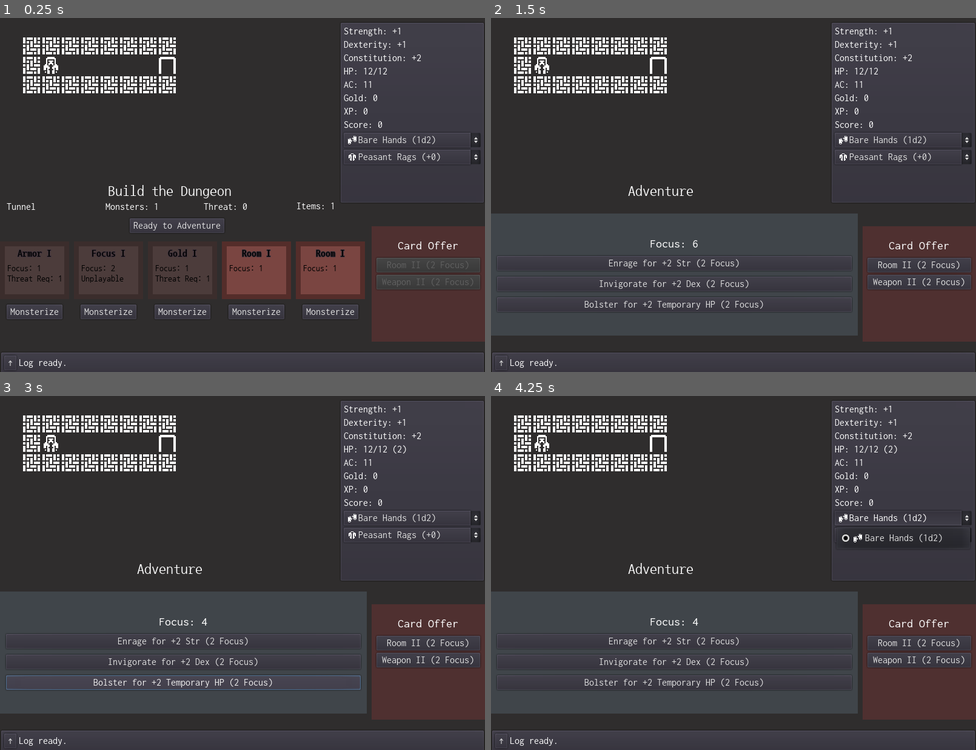
Above: before the commit, frames 1-4 (two rows, left to right).
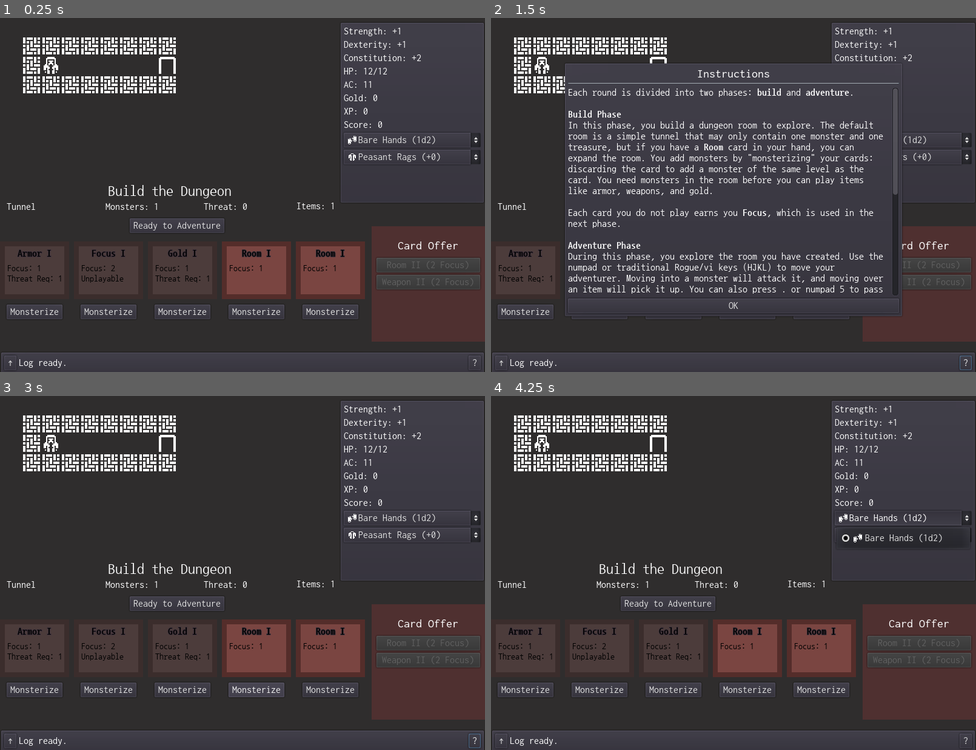
Above: after the commit, the same moments.

Repository: doctor-g/7DRL-2021
Game: Godot game, scene res://src/Game.tscn
Same seed, same stepped clock (60 frames per second), same inputs: the game is played once before the commit and once after it.
Inputs (mouse positions are in pixels of both pictures, inside the frame that each line leads up to):
- Up to frame 1 (0.25 s): no input
- Up to frame 2 (1.5 s): click (966, 361) at 0.5 s, where only the run after the commit has a clickable "?"; click "Ready to Adventure" at 1.25 s
- Up to frame 3 (3 s): click (174, 604) at 2 s, where only the run after the commit has a clickable "Ready to Adventure"; click (242, 682) at 2.75 s, where only the run after the commit has a clickable "OK"
- Up to frame 4 (4.25 s): click "Bare Hands (1d2)" at 3.5 s

The runs differ from the first frame. In frame 1, less than 0.1% of the frame differs, in the area x 97-99%, y 96-99%; in frame 2, 26%, in the area x 0-100%, y 12-100%; in frame 3, 19%; in frame 4, 19%.

Commit message:
Add instructions box
It can be triggered by pressing '?' or by tapping the question mark
button on the right of the log view.

Diff:
--- a/project/src/Game.gd
+++ b/project/src/Game.gd
@@ -194,3 +194,17 @@
 # so activate all the critters.
 func _on_AdventurePanel_focus_spent():
 	$Dungeon.run_monster_turn()
+
+
+func _input(event):
+	if event is InputEventKey:
+		if _is_question_mark(event):
+			$InstructionsPopup.show_modal(true)
+
+
+func _is_question_mark(event:InputEventKey)->bool:
+	return event.shift and event.scancode==KEY_SLASH
+
+
+func _on_LogView_help_button_pressed():
+	$InstructionsPopup.show_modal(true)
--- a/project/src/Game.tscn
+++ b/project/src/Game.tscn
@@ -11,6 +11,7 @@
 [ext_resource path="res://src/UI/LogView.tscn" type="PackedScene" id=9]
 [ext_resource path="res://src/Dungeon/Dungeon.tscn" type="PackedScene" id=10]
 [ext_resource path="res://assets/game.theme" type="Theme" id=11]
+[ext_resource path="res://src/UI/InstructionsPopup.tscn" type="PackedScene" id=12]
 
 [node name="Game" type="Control"]
 anchor_right = 1.0
@@ -62,7 +63,6 @@
 margin_bottom = -50.0
 
 [node name="GameOverPopup" parent="." instance=ExtResource( 8 )]
-visible = false
 anchor_left = 0.5
 anchor_top = 0.5
 anchor_right = 0.5
@@ -93,7 +93,15 @@
 
 [node name="LogView" parent="." instance=ExtResource( 9 )]
 mouse_filter = 2
+
+[node name="InstructionsPopup" parent="." instance=ExtResource( 12 )]
+visible = false
+anchor_left = 0.15
+anchor_top = 0.15
+anchor_right = 0.85
+anchor_bottom = 0.85
 [connection signal="exited" from="Dungeon" to="." method="_on_Dungeon_exited"]
 [connection signal="replaced" from="Dungeon" to="." method="_on_Dungeon_replaced"]
 [connection signal="focus_spent" from="AdventurePanel" to="." method="_on_AdventurePanel_focus_spent"]
 [connection signal="pressed" from="CardsDoneButton" to="." method="_on_CardsDoneButton_pressed"]
+[connection signal="help_button_pressed" from="LogView" to="." method="_on_LogView_help_button_pressed"]
--- a/project/src/UI/GameOverPopup.tscn
+++ b/project/src/UI/GameOverPopup.tscn
@@ -3,7 +3,6 @@
 [ext_resource path="res://src/UI/GameOverPopup.gd" type="Script" id=1]
 
 [node name="GameOverPopup" type="Popup"]
-visible = true
 anchor_right = 0.25
 anchor_bottom = 0.167
 margin_right = 1.52588e-05
--- /dev/null
+++ b/project/src/UI/InstructionsPopup.gd
@@ -0,0 +1,4 @@
+extends Popup
+
+func _on_DismissButton_pressed():
+	visible=false
--- /dev/null
+++ b/project/src/UI/InstructionsPopup.tscn
@@ -0,0 +1,111 @@
+[gd_scene load_steps=7 format=2]
+
+[ext_resource path="res://assets/styles/subheading_font.tres" type="DynamicFont" id=1]
+[ext_resource path="res://src/UI/InstructionsPopup.gd" type="Script" id=2]
+[ext_resource path="res://assets/fonts/NanumGothicCoding/NanumGothicCoding-Regular.ttf" type="DynamicFontData" id=3]
+[ext_resource path="res://assets/fonts/NanumGothicCoding/NanumGothicCoding-Bold.ttf" type="DynamicFontData" id=4]
+
+[sub_resource type="DynamicFont" id=1]
+use_filter = true
+font_data = ExtResource( 4 )
+
+[sub_resource type="DynamicFont" id=2]
+use_filter = true
+font_data = ExtResource( 3 )
+
+[node name="InstructionsPopup" type="Popup"]
+visible = true
+anchor_right = 1.0
+anchor_bottom = 1.0
+script = ExtResource( 2 )
+__meta__ = {
+"_edit_use_anchors_": false,
+"_edit_vertical_guides_": [  ]
+}
+
+[node name="PanelContainer" type="PanelContainer" parent="."]
+anchor_right = 1.0
+anchor_bottom = 1.0
+__meta__ = {
+"_edit_use_anchors_": false
+}
+
+[node name="VBoxContainer" type="VBoxContainer" parent="PanelContainer"]
+margin_left = 7.0
+margin_top = 7.0
+margin_right = 793.0
+margin_bottom = 593.0
+
+[node name="Label" type="Label" parent="PanelContainer/VBoxContainer"]
+margin_right = 786.0
+margin_bottom = 22.0
+custom_fonts/font = ExtResource( 1 )
+text = "Instructions"
+align = 1
+
+[node name="HSeparator" type="HSeparator" parent="PanelContainer/VBoxContainer"]
+margin_top = 26.0
+margin_right = 786.0
+margin_bottom = 30.0
+__meta__ = {
+"_edit_use_anchors_": false
+}
+
+[node name="Label2" type="RichTextLabel" parent="PanelContainer/VBoxContainer"]
+margin_top = 34.0
+margin_right = 786.0
+margin_bottom = 562.0
+size_flags_vertical = 3
+custom_fonts/bold_font = SubResource( 1 )
+custom_fonts/normal_font = SubResource( 2 )
+bbcode_enabled = true
+bbcode_text = "Each round is divided into two phases: [b]build[/b] and [b]adventure[/b].
+
+[b]Build Phase[/b]
+In this phase, you build a dungeon room to explore. The default room is a simple tunnel that may only contain one monster and one treasure, but if you have a [b]Room[/b] card in your hand, you can expand the room. You add monsters by \"monsterizing\" your cards: discarding the card to add a monster of the same level as the card. You need monsters in the room before you can play items like armor, weapons, and gold.
+
+Each card you do not play earns you [b]Focus[/b], which is used in the next phase.
+
+[b]Adventure Phase[/b]
+During this phase, you explore the room you have created. Use the numpad or traditional Rogue/vi keys (HJKL) to move your adventurer. Moving into a monster will attack it, and moving over an item will pick it up. You can also press . or numpad 5 to pass and let the monsters act.
+
+There are two ways to spend [b]Focus[/b] that you saved from the build phase. You can activate powerful abilities that will improve your attributes, which will help you survive the dungeon room. You can also spend Focus to buy new cards that are added to your deck, which will help you gain greater rewards and earn a higher score.
+
+[b]Attributes[b]
+At the start of the game, your attributes are randomly determined.
+
+- Strength affects your ability to hit and do damage.
+- Dexterity affects your Armor Class (AC), making you harder to hit.
+- Constitution adds to your maximum hit points (HP).
+
+[b]Score[/b]
+Your score is the total of the Gold you have collected and the XP you earn by defeating monsters."
+text = "Each round is divided into two phases: build and adventure.
+
+Build Phase
+In this phase, you build a dungeon room to explore. The default room is a simple tunnel that may only contain one monster and one treasure, but if you have a Room card in your hand, you can expand the room. You add monsters by \"monsterizing\" your cards: discarding the card to add a monster of the same level as the card. You need monsters in the room before you can play items like armor, weapons, and gold.
+
+Each card you do not play earns you Focus, which is used in the next phase.
+
+Adventure Phase
+During this phase, you explore the room you have created. Use the numpad or traditional Rogue/vi keys (HJKL) to move your adventurer. Moving into a monster will attack it, and moving over an item will pick it up. You can also press . or numpad 5 to pass and let the monsters act.
+
+There are two ways to spend Focus that you saved from the build phase. You can activate powerful abilities that will improve your attributes, which will help you survive the dungeon room. You can also spend Focus to buy new cards that are added to your deck, which will help you gain greater rewards and earn a higher score.
+
+Attributes
+At the start of the game, your attributes are randomly determined.
+
+- Strength affects your ability to hit and do damage.
+- Dexterity affects your Armor Class (AC), making you harder to hit.
+- Constitution adds to your maximum hit points (HP).
+
+Score
+Your score is the total of the Gold you have collected and the XP you earn by defeating monsters."
+
+[node name="DismissButton" type="Button" parent="PanelContainer/VBoxContainer"]
+margin_top = 566.0
+margin_right = 786.0
+margin_bottom = 586.0
+size_flags_stretch_ratio = 0.0
+text = "OK"
+[connection signal="pressed" from="PanelContainer/VBoxContainer/DismissButton" to="." method="_on_DismissButton_pressed"]
--- a/project/src/UI/LogView.gd
+++ b/project/src/UI/LogView.gd
@@ -1,4 +1,6 @@
 extends Control
+
+signal help_button_pressed
 
 onready var _latest_message_label := $PanelContainer/HBoxContainer/LatestMessageLabel
 
@@ -16,3 +18,7 @@
 		$History.text += message + "\n"
 	$History.visible = button_pressed
 	$PanelContainer/HBoxContainer/ExpandButton.text = "↓" if button_pressed else "↑"
+
+
+func _on_HelpButton_pressed():
+	emit_signal("help_button_pressed")
--- a/project/src/UI/LogView.tscn
+++ b/project/src/UI/LogView.tscn
@@ -49,10 +49,18 @@
 [node name="LatestMessageLabel" type="Label" parent="PanelContainer/HBoxContainer"]
 margin_left = 24.0
 margin_top = 5.0
-margin_right = 89.0
+margin_right = 764.0
 margin_bottom = 19.0
+size_flags_horizontal = 3
 text = "Log ready."
 __meta__ = {
 "_edit_use_anchors_": false
 }
+
+[node name="HelpButton" type="Button" parent="PanelContainer/HBoxContainer"]
+margin_left = 768.0
+margin_right = 786.0
+margin_bottom = 24.0
+text = "?"
 [connection signal="toggled" from="PanelContainer/HBoxContainer/ExpandButton" to="." method="_on_ExpandButton_toggled"]
+[connection signal="pressed" from="PanelContainer/HBoxContainer/HelpButton" to="." method="_on_HelpButton_pressed"]
Not shown: 1 places in project/src/Game.tscn that only renumber resources
